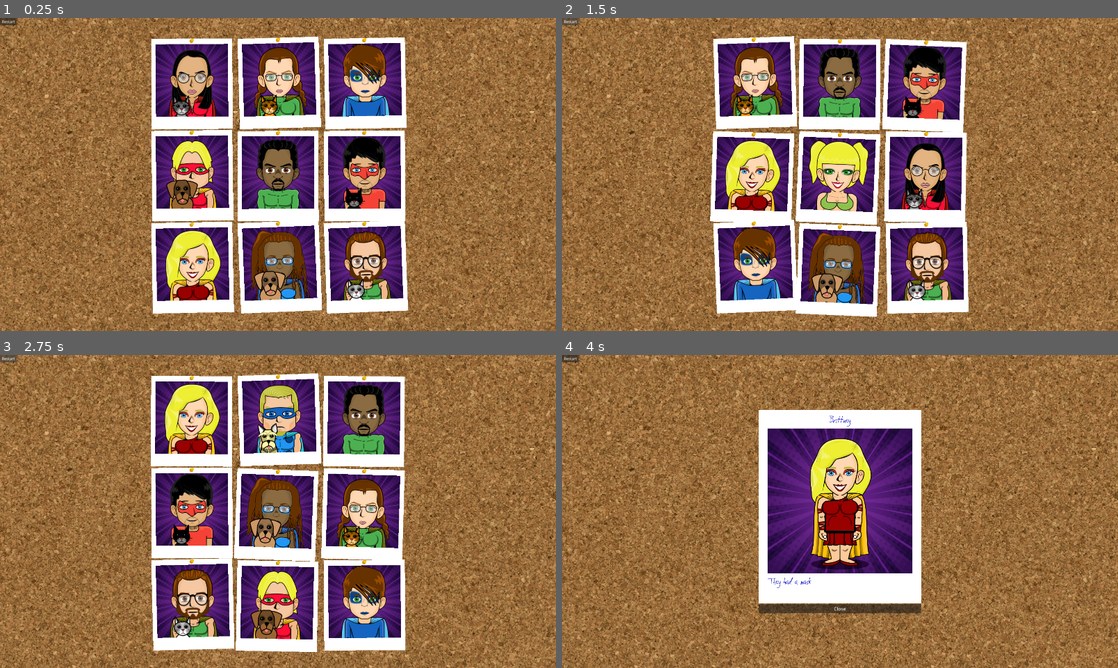
Above: before the commit, frames 1-4 (two rows, left to right).
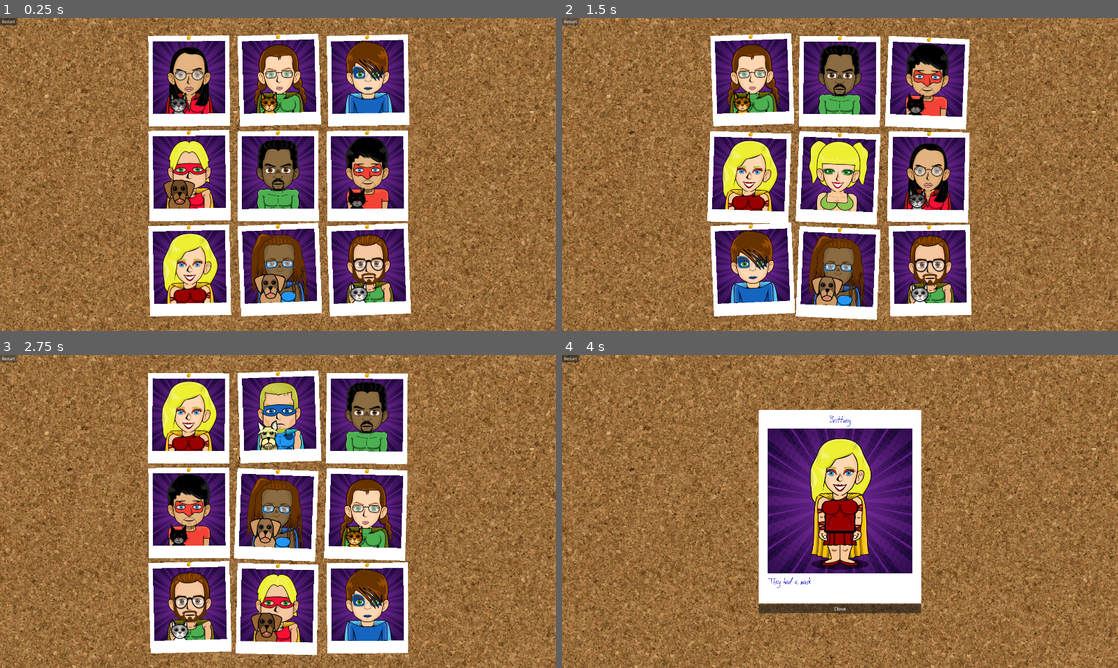
Above: after the commit, the same moments.

Repository: grapejamgames/a_hero_stole_my_wallet
Game: Godot game, scene res://main.tscn
Same seed, same stepped clock (60 frames per second), same inputs: the game is played once before the commit and once after it.
Inputs (mouse positions are in pixels of both pictures, inside the frame that each line leads up to):
- Up to frame 1 (0.25 s): no input
- Up to frame 2 (1.5 s): click "Restart" at 0.5 s; click "Restart" at 1.25 s
- Up to frame 3 (2.75 s): click "Restart" at 2 s
- Up to frame 4 (4 s): tap Enter at 2.75 s; move the mouse to (751, 420) at 2.77 s; click (751, 420) at 2.92 s; tap Space at 3.5 s; move the mouse to (728, 527) at 3.52 s; click (728, 527) at 3.67 s

The runs differ from the first frame. In frame 1, 18% of the frame differs, in the area x 26-74%, y 4-96%; in frame 2, 17%; in frame 3, 17%; in frame 4, nothing differs.

Commit message:
Update GamePlay.tscn

Diff:
--- a/a_hero_stole_my_wallet/UI/Scenes/GamePlay.tscn
+++ b/a_hero_stole_my_wallet/UI/Scenes/GamePlay.tscn
@@ -54,7 +54,7 @@
 
 [node name="VSeparator" type="VSeparator" parent="CenterContainer/VBoxContainer/HBoxContainer" unique_id=1704762894]
 layout_mode = 2
-theme_override_constants/separation = 10
+theme_override_constants/separation = 20
 theme_override_styles/separator = SubResource("StyleBoxEmpty_82qy8")
 
 [node name="HeroHeadshot2" parent="CenterContainer/VBoxContainer/HBoxContainer" unique_id=72196540 instance=ExtResource("1_wqapa")]
@@ -63,7 +63,7 @@
 
 [node name="VSeparator2" type="VSeparator" parent="CenterContainer/VBoxContainer/HBoxContainer" unique_id=1829560806]
 layout_mode = 2
-theme_override_constants/separation = 10
+theme_override_constants/separation = 20
 theme_override_styles/separator = SubResource("StyleBoxEmpty_82qy8")
 
 [node name="HeroHeadshot3" parent="CenterContainer/VBoxContainer/HBoxContainer" unique_id=362101978 instance=ExtResource("1_wqapa")]
@@ -72,7 +72,7 @@
 
 [node name="HSeparator" type="HSeparator" parent="CenterContainer/VBoxContainer" unique_id=708293201]
 layout_mode = 2
-theme_override_constants/separation = 10
+theme_override_constants/separation = 20
 theme_override_styles/separator = SubResource("StyleBoxEmpty_0mu5b")
 
 [node name="HBoxContainer2" type="HBoxContainer" parent="CenterContainer/VBoxContainer" unique_id=606412663]
@@ -84,7 +84,7 @@
 
 [node name="VSeparator3" type="VSeparator" parent="CenterContainer/VBoxContainer/HBoxContainer2" unique_id=965836835]
 layout_mode = 2
-theme_override_constants/separation = 10
+theme_override_constants/separation = 20
 theme_override_styles/separator = SubResource("StyleBoxEmpty_82qy8")
 
 [node name="HeroHeadshot2" parent="CenterContainer/VBoxContainer/HBoxContainer2" unique_id=570312796 instance=ExtResource("1_wqapa")]
@@ -93,7 +93,7 @@
 
 [node name="VSeparator4" type="VSeparator" parent="CenterContainer/VBoxContainer/HBoxContainer2" unique_id=1979627175]
 layout_mode = 2
-theme_override_constants/separation = 10
+theme_override_constants/separation = 20
 theme_override_styles/separator = SubResource("StyleBoxEmpty_82qy8")
 
 [node name="HeroHeadshot3" parent="CenterContainer/VBoxContainer/HBoxContainer2" unique_id=925361544 instance=ExtResource("1_wqapa")]
@@ -103,7 +103,7 @@
 [node name="HSeparator2" type="HSeparator" parent="CenterContainer/VBoxContainer" unique_id=105086433]
 custom_minimum_size = Vector2(0, 10)
 layout_mode = 2
-theme_override_constants/separation = 10
+theme_override_constants/separation = 20
 theme_override_styles/separator = SubResource("StyleBoxEmpty_ail8s")
 
 [node name="HBoxContainer3" type="HBoxContainer" parent="CenterContainer/VBoxContainer" unique_id=226286802]
@@ -115,7 +115,7 @@
 
 [node name="VSeparator5" type="VSeparator" parent="CenterContainer/VBoxContainer/HBoxContainer3" unique_id=1409864575]
 layout_mode = 2
-theme_override_constants/separation = 10
+theme_override_constants/separation = 20
 theme_override_styles/separator = SubResource("StyleBoxEmpty_82qy8")
 
 [node name="HeroHeadshot2" parent="CenterContainer/VBoxContainer/HBoxContainer3" unique_id=1257919855 instance=ExtResource("1_wqapa")]
@@ -124,7 +124,7 @@
 
 [node name="VSeparator6" type="VSeparator" parent="CenterContainer/VBoxContainer/HBoxContainer3" unique_id=180763470]
 layout_mode = 2
-theme_override_constants/separation = 10
+theme_override_constants/separation = 20
 theme_override_styles/separator = SubResource("StyleBoxEmpty_82qy8")
 
 [node name="HeroHeadshot3" parent="CenterContainer/VBoxContainer/HBoxContainer3" unique_id=1762731749 instance=ExtResource("1_wqapa")]
